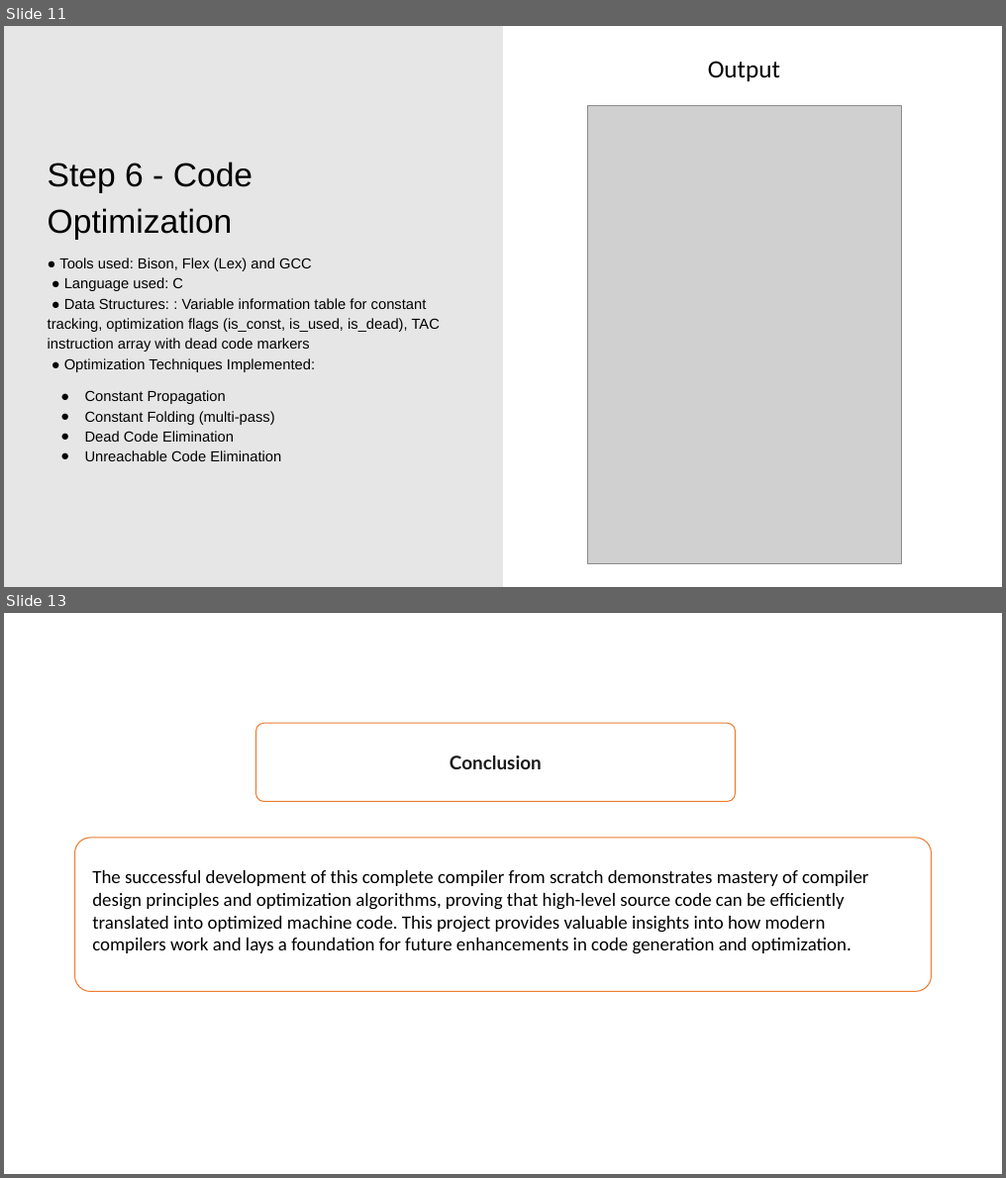
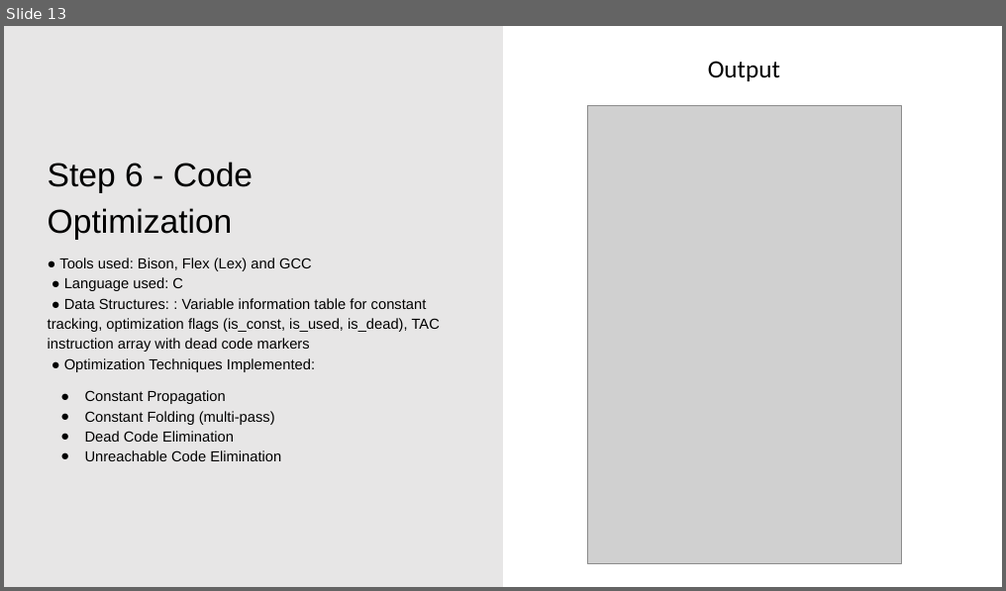
Before and after one commit to abdullahalmusabbir/Mini-Compiler-For-C, a slide deck: 22101039.pptx. Shown one above the other, each under a label of ours: slides 11 and 13 before the commit, slide 13 after it; the slides between them are not shown. The pictures are 1006x1178 and 1006x591 pixels, drawn with LibreOffice and Linux fonts; fonts in the diff are those of the drawing; grey boxes stand for pictures. Boxes give left, top, right and bottom in pixels: in the first picture for what was removed or moved away, otherwise in the second. Text is boxed around its words. In the diff, an @@ line names an element or a change of style, - is before the commit and + after.

```diff
--- a/22101039.pptx
+++ b/22101039.pptx
@@ slide 13 removed at [4, 613, 1002, 1174], background #FFFFFF @@
@@ rounded rectangle removed at [256, 723, 736, 802] @@
@@ text removed at [450, 756, 542, 769] @@
-Conclusion
@@ rounded rectangle removed at [75, 838, 932, 992] @@
@@ text removed at [92, 870, 868, 955] @@
-The successful development of this complete compiler from scratch demonstrates mastery of compiler design principles and optimization algorithms, proving that high-level source code can be efficiently translated into optimized machine code. This project provides valuable insights into how modern compilers work and lays a foundation for future enhancements in code generation and optimization.
@@ what was slide 11 is now slide 13 @@
```
Also in this commit, not shown: 1 slide changed, 4 slides added, 3 other files.
